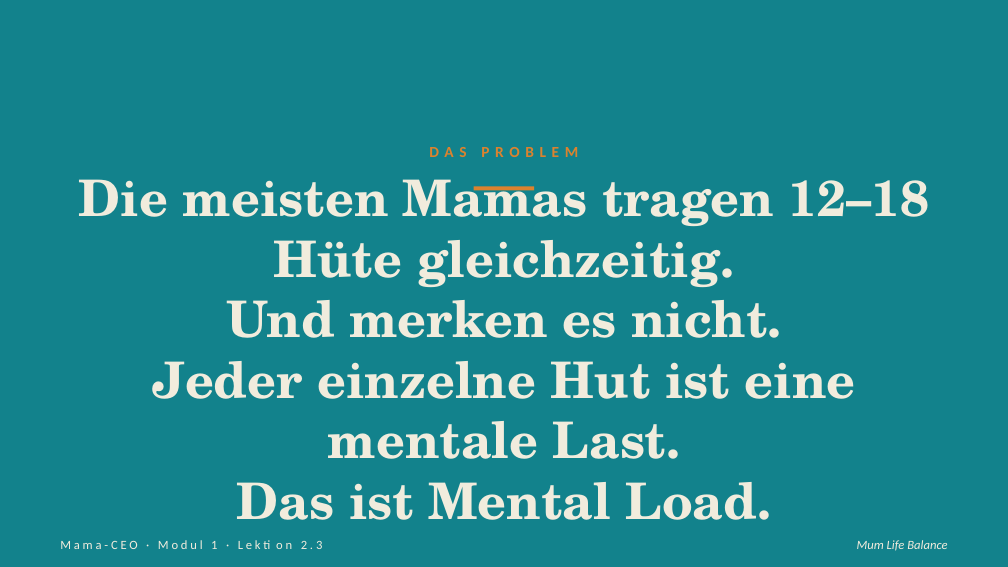
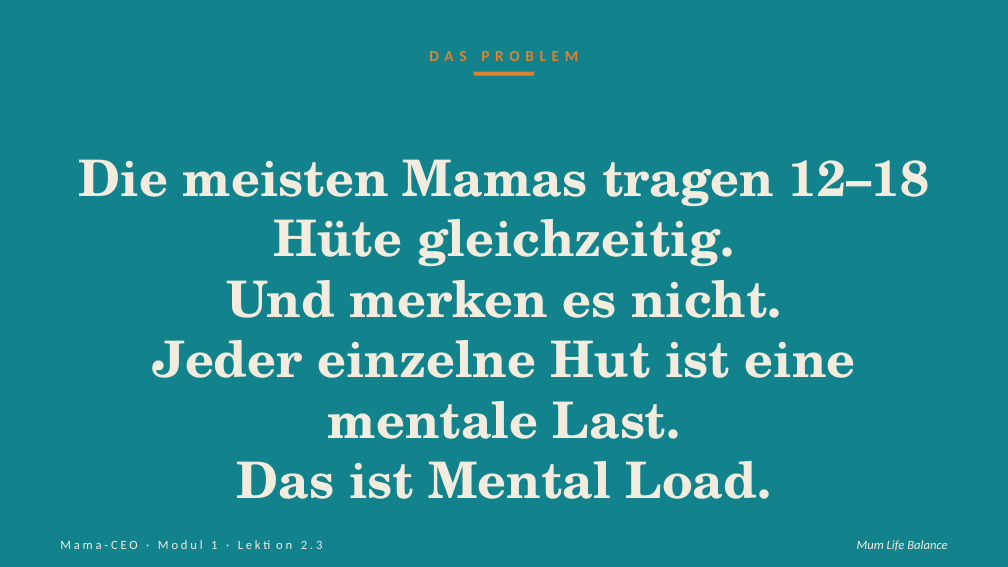
Before and after one commit to pnulmann-hue/mumlifebalance-workspace, a slide deck: slide 3 of outputs/produkte/mama-ceo/03-praesentationen/saeule-2/03-lektion-2-3.pptx. Drawn at 1008x567 pixels with LibreOffice and Linux fonts; fonts in the diff are those of the drawing. Boxes give left, top, right and bottom in pixels: in the first picture for what was removed or moved away, otherwise in the second. Text is boxed around its words. In the diff, an @@ line names an element or a change of style, - is before the commit and + after.

```diff
--- a/outputs/produkte/mama-ceo/03-praesentationen/saeule-2/03-lektion-2-3.pptx
+++ b/outputs/produkte/mama-ceo/03-praesentationen/saeule-2/03-lektion-2-3.pptx
@@ text "DAS PROBLEM" moved from (x1=429, y1=147, x2=578, y2=157) to (x1=429, y1=51, x2=578, y2=61) @@
@@ rectangle moved from (x1=474, y1=186, x2=534, y2=191) to (x1=474, y1=72, x2=534, y2=76) @@
@@ text "Die meisten Mamas tragen 12–18 ..." moved from (x1=79, y1=179, x2=929, y2=520) to (x1=79, y1=159, x2=929, y2=499) @@
```
Also in this commit, not shown: 8 other slides changed, 32 other files.
